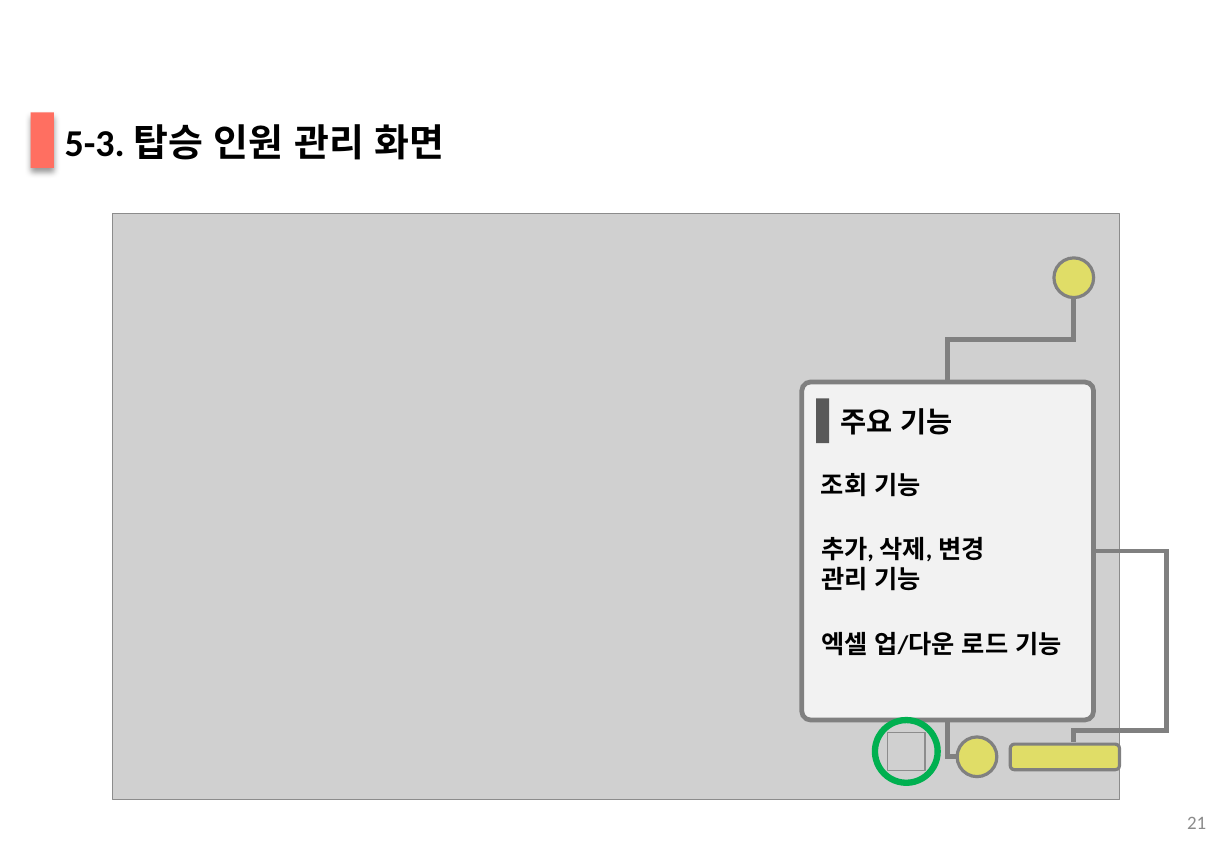
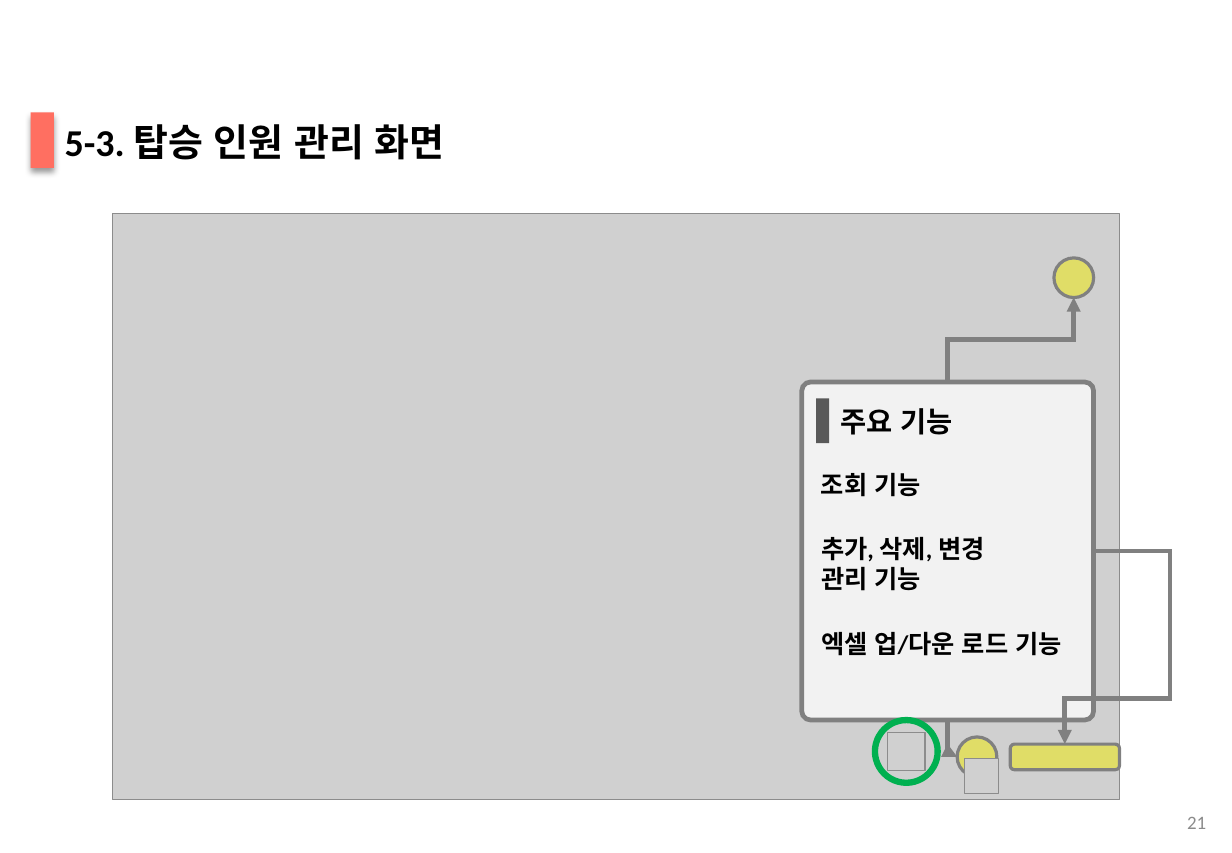
Before and after one commit to 201324549/BeaconProject, a slide deck: slide 21 of ShuttleBusFinalPresentation(v2.0).pptx. Drawn at 1232x853 pixels with LibreOffice and Linux fonts; fonts in the diff are those of the drawing; grey boxes stand for pictures; background and template pictures are left out. Boxes give left, top, right and bottom in pixels: in the first picture for what was removed or moved away, otherwise in the second. Text is boxed around its words. In the diff, an @@ line names an element or a change of style, - is before the commit and + after.

```diff
--- a/ShuttleBusFinalPresentation(v2.0).pptx
+++ b/ShuttleBusFinalPresentation(v2.0).pptx
@@ elbow line (948, 382) - (1074, 298): elbow line to elbow arrow @@
@@ elbow line moved from (1074, 742) - (1094, 551) to (1065, 744) - (1094, 551) @@
@@ elbow line (1065, 744) - (1094, 551): elbow line to elbow arrow @@
@@ elbow line (958, 756) - (948, 720): elbow line to elbow arrow @@
@@ picture added at <box>965,759,999,793</box> @@
```
Also in this commit, not shown: 9 other slides changed.
